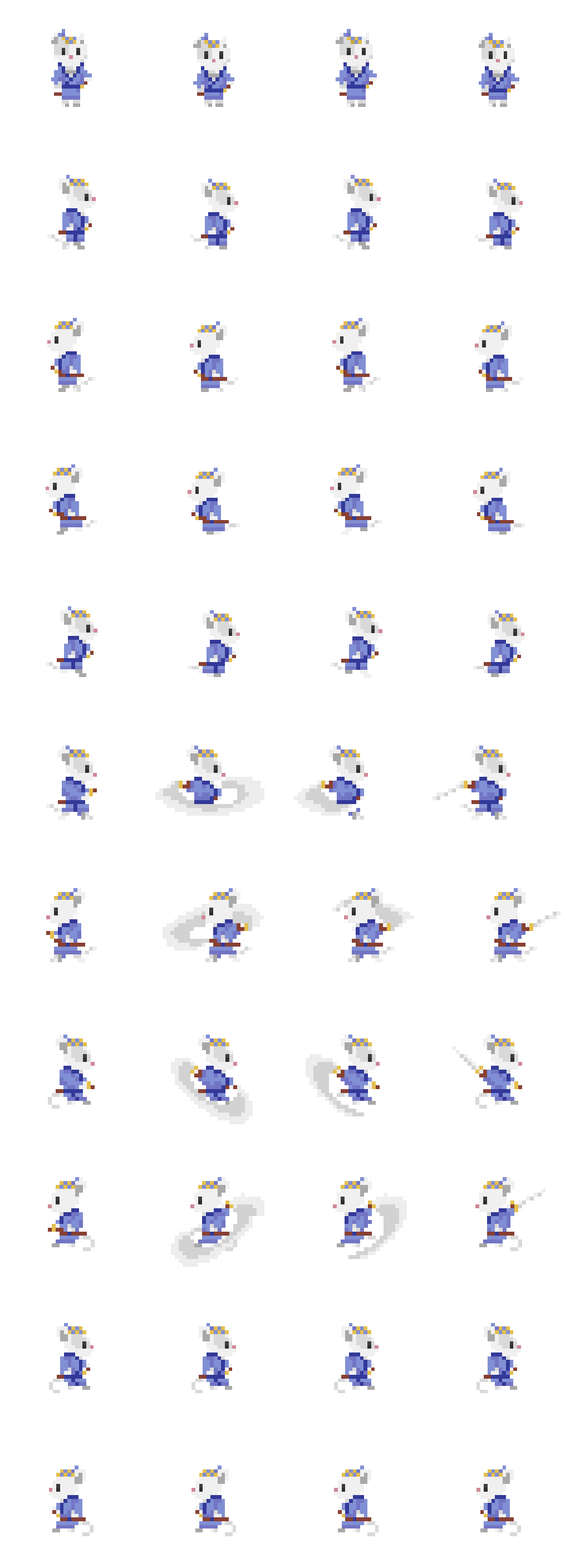
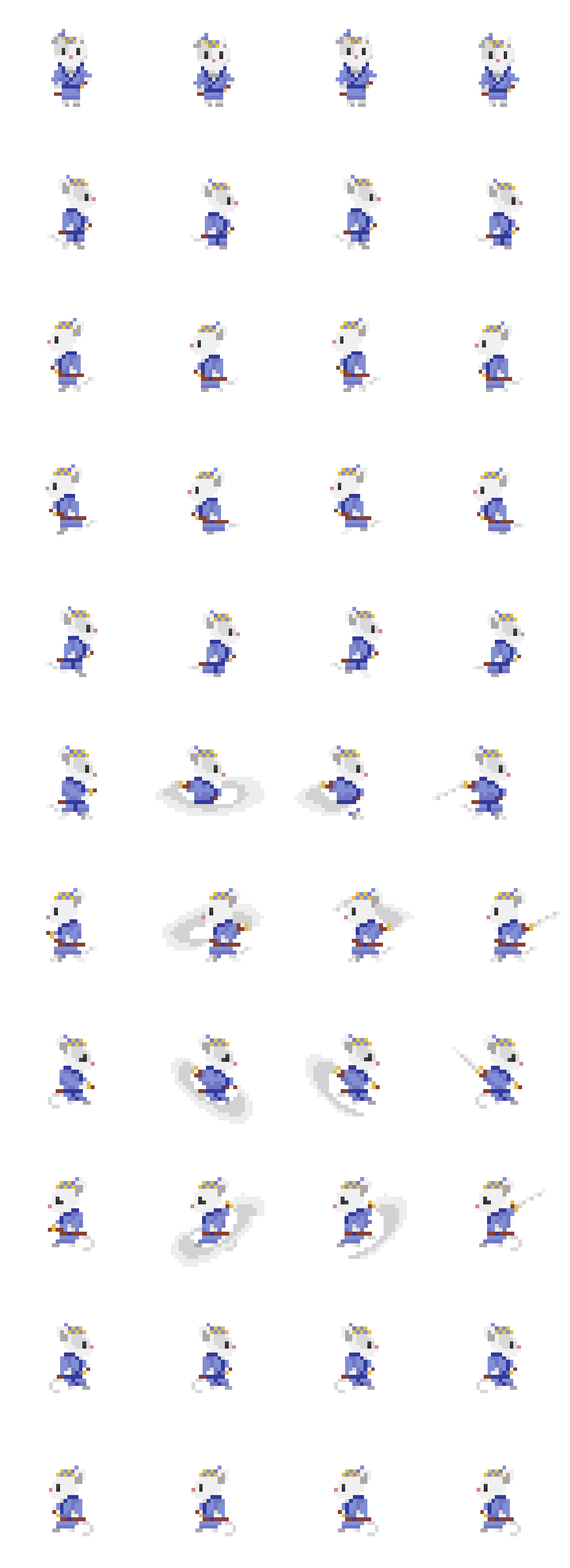
Two versions of the same layered image (570 × 1568). Layer-by-layer changes:
added layer "Layer 68" above "Layer 67" over [487,1034,524,1070]
added layer "Layer 67" above "Layer 1" over [340,1034,380,1066]
added layer "Layer 66" above "Layer 65" over [221,1057,226,1062]
renamed "Layer 55" to "Layer 65", painted on it over [79,1057,83,1062]
removed layer "Layer 59" over [59,1200,64,1205]
hid "Layer 60" over [202,1200,207,1205]
painted on "Layer 62" over [59,1200,492,1205]
added layer "Layer 63" above "Layer 64" over [202,1200,207,1205]
added layer "Layer 64" above "Layer 61" over [344,1200,349,1205]
moved "Layer 61" above "Layer 36", painted on it over [344,1200,492,1205]
